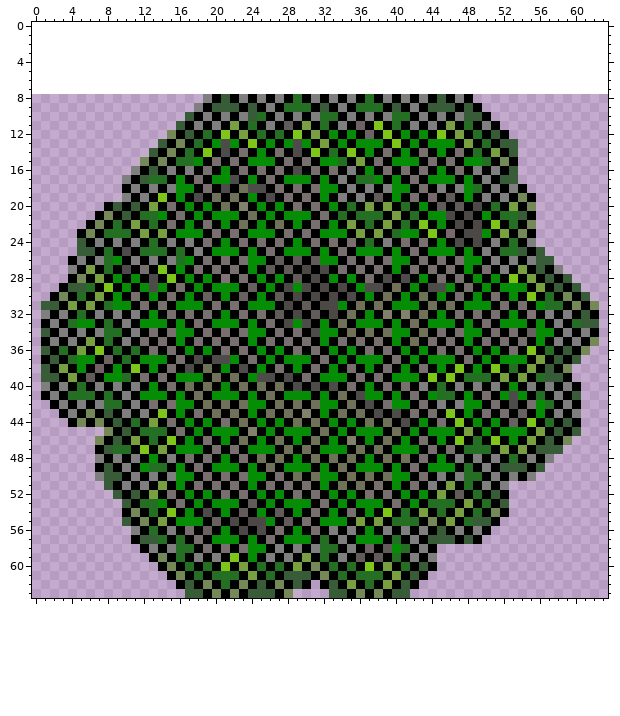
One commit to this pixel-art sprite: Images/TileSets/HexaRealm/Tiles/Marsh.png. The picture above was drawn from the file before the commit.
The file is 64x56 pixels. Colours within 5 levels of each other are drawn and written as one. The old version is drawn lined up with the new one, on the new canvas.
After:
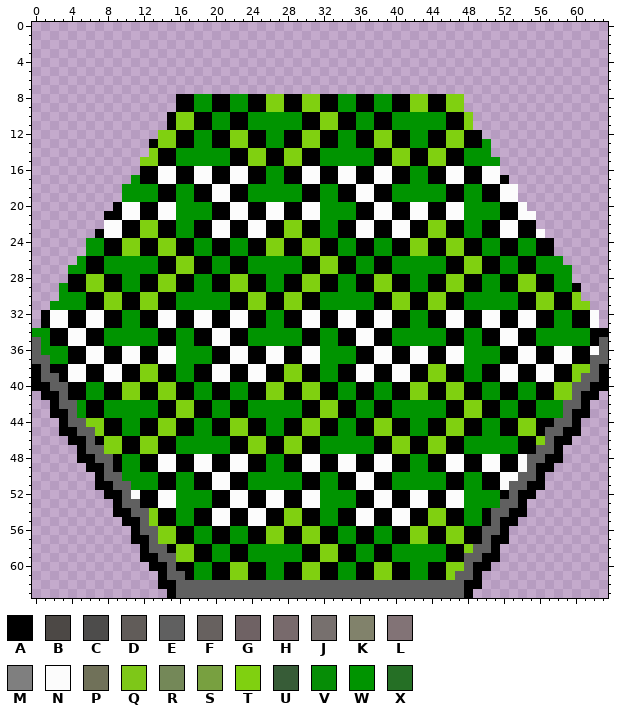
Palette (. is transparent): A #000000  B #4c4845  C #4d4c4b  D #615c59  E #606060  F #67615f  G #6f6264  H #786a6c  J #77706e  K #81826b  L #827376  M #7f7f7f  N #fcfcfc  P #707159  Q #7ec718  R #748858  S #78a040  T #80d010  U #375c37  V #068d06  W #009400  X #256f25
Change:
canvas 64x56 -> 64x64, the old top-left corner now at 0,8
Changed rows in their new state; - is an unchanged pixel.
first column x 0:
 8 ----------------AAWW-AWW-ATT-ATT-AWW-AWW-ATT-ATT.---------------
 9 ----------------AAWWAAWWA-TTAATTA-WWAAWWA-TTAATT..--------------
10 ---------------ATT-AWW-AWWWWWW-ATT-AWW-AWWWWWW-AT..-------------
11 ---------------ATTA-WWA-WWWWWWA-TTA-WWA-WWWWWWA-T...------------
12 --------------TT-AWW-ATT-AWW-ATT-AWW-ATT-AWW-ATT-A...-----------
13 -------------ATTA-WWAATTA-WWAATTA-WWAATTA-WWAATTA-W...----------
14 -------------T-AWWWWWW-ATT-ATT-AWWWWWW-ATT-ATT-AWWW...----------
15 ------------TTA-WWWWWWA-TTA-TTA-WWWWWWA-TTA-TTA-WWWW..----------
16 -----------.-ANN-ANN-ANN-AWW-ANN-ANN-ANN-AWW-ANN-ANN..----------
17 ----------.WAANNA-NNAANNA-WWAANNA-NNAANNA-WWAANNA-NNA.----------
18 ----------WWWW-AWW-ANN-AWWWWWW-AWW-ANN-AWWWWWW-AWW-ANN.---------
19 ----------WWWWA-WWA-NNA-WWWWWWA-WWA-NNA-WWWWWWA-WWA-NN..--------
20 --------.ANN-ANNWWWW-ANN-ANN-ANNWWWW-ANN-ANN-ANNWWWW-AN.--------
21 -------.A-NNAANNWWWWAANNA-NNAANNWWWWAANNA-NNAANNWWWWAANN--------
22 ------..NN-ATT-AWW-ANN-ANN-ATT-AWW-ANN-ANN-ATT-AWW-ANN-A--------
23 -----..-NNA-TTA-WWA-NNA-NNA-TTA-WWA-NNA-NNA-TTA-WWA-NNA-N-------
24 -----.WW-ATT-ATT-AWW-AWW-ATT-ATT-AWW-AWW-ATT-ATT-AWW-AWWAA------
25 -----.WWA-TTAATTA-WWAAWWA-TTAATTA-WWAAWWA-TTAATTA-WWAAWWAA------
26 ----.W-AWWWWWW-ATT-AWW-AWWWWWW-ATT-AWW-AWWWWWW-ATT-AWW-AWWW-----
27 ----WWA-WWWWWWA-TTA-WWA-WWWWWWA-TTA-WWA-WWWWWWA-TTA-WWA-WWWW----
28 -----ATT-AWW-ATT-AWW-ATT-AWW-ATT-AWW-ATT-AWW-ATT-AWW-ATT-AWW----
29 ---WAATTA-WWAATTA-WWAATTA-WWAATTA-WWAATTA-WWAATTA-WWAATTA-WWA---
30 --.WWW-ATT-ATT-AWWWWWW-ATT-ATT-AWWWWWW-ATT-ATT-AWWWWWW-ATT-AT.--
31 -.WWWWA-TTA-TTA-WWWWWWA-TTA-TTA-WWWWWWA-TTA-TTA-WWWWWWA-TTA-TT.-
32 -ANN-ANN-AWW-ANN-ANN-ANN-AWW-ANN-ANN-ANN-AWW-ANN-ANN-ANN-AWW-AN-
33 --NNAANNA-WWAANNA-NNAANNA-WWAANNA-NNAANNA-WWAANNA-NNAANNA-WWAAN-
34 WW-ANN-AWWWWWW-AWW-ANN-AWWWWWW-AWW-ANN-AWWWWWW-AWW-ANN-AWWWWWW-A
35 EWA-NNA-WWWWWWA-WWA-NNA-WWWWWWA-WWA-NNA-WWWWWWA-WWA-NNA-WWWWWWAE
36 EWWW-ANN-ANN-ANNWWWW-ANN-ANN-ANNWWWW-ANN-ANN-ANNWWWW-ANN-ANN-ANE
37 EEWWAANNA-NNAANNWWWWAANNA-NNAANNWWWWAANNA-NNAANNWWWWAANNA-NNAAEE
38 AE-ANN-ANN-ATT-AWW-ANN-ANN-ATT-AWW-ANN-ANN-ATT-AWW-ANN-ANN-ATTEA
39 AEE-NNA-NNA-TTA-WWA-NNA-NNA-TTA-WWA-NNA-NNA-TTA-WWA-NNA-NNA-TEEA
40 AAEE-AWW-ATT-ATT-AWW-AWW-ATT-ATT-AWW-AWW-ATT-ATT-AWW-AWW-ATTEEAA
41 --AEAAWWA-TTAATTA-WWAAWWA-TTAATTA-WWAAWWA-TTAATTA-WWAAWWA-TTEAA-
42 ---EEW-AWWWWWW-ATT-AWW-AWWWWWW-ATT-AWW-AWWWWWW-ATT-AWW-AWWWEEA--
43 --A-EWA-WWWWWWA-TTA-WWA-WWWWWWA-TTA-WWA-WWWWWWA-TTA-WWA-WWWEAA--
44 ---AEETT-AWW-ATT-AWW-ATT-AWW-ATT-AWW-ATT-AWW-ATT-AWW-ATT-AEE----
45 ---AAEETA-WWAATTA-WWAATTA-WWAATTA-WWAATTA-WWAATTA-WWAATTAEE-A---
46 ----AAEATT-ATT-AWWWWWW-ATT-ATT-AWWWWWW-ATT-ATT-AWWWWWW-ATE-A----
47 -----AEETTA-TTA-WWWWWWA-TTA-TTA-WWWWWWA-TTA-TTA-WWWWWWA-EEA-----
48 -----AAEEAWW-ANN-ANN-ANN-AWW-ANN-ANN-ANN-AWW-ANN-ANN-ANEEAA-----
49 ------A-E-WWAANNA-NNAANNA-WWAANNA-NNAANNA-WWAANNA-NNAANEAA------
50 -------AEEWWWW-AWW-ANN-AWWWWWW-AWW-ANN-AWWWWWW-AWW-ANNEEA-------
51 -------AAEEWWWA-WWA-NNA-WWWWWWA-WWA-NNA-WWWWWWA-WWA-NEEAA-------
52 --------AAEN-ANNWWWW-ANN-ANN-ANNWWWW-ANN-ANN-ANNWWWW-EAA--------
53 ---------AEEAANNWWWWAANNA-NNAANNWWWWAANNA-NNAANNWWWWEEA---------
54 ---------A-EET-AWW-ANN-ANN-ATT-AWW-ANN-ANN-ATT-AWW-EEAA---------
55 ----------A-ETA-WWA-NNA-NNA-TTA-WWA-NNA-NNA-TTA-WWAEAA----------
56 -----------AEETT-AWW-AWW-ATT-ATT-AWW-AWW-ATT-ATT-AEEA-----------
57 ------------AETTA-WWAAWWA-TTAATTA-WWAAWWA-TTAATTA-EAA-----------
58 -------------EEATT-AWW-AWWWWWW-ATT-AWW-AWWWWWWAATEEA------------
59 ------------A-EETTA-WWA-WWWWWWA-TTA-WWA-WWWWWWAAEEAA------------
60 -------------A-E-AWW-ATT-AWW-ATT-AWW-ATT-AWW-ATTEAA-------------
61 --------------AEE-WWAATTA-WWAATTA-WWAATTA-WWAATEEA--------------
62 --------------AAEEEEEEEEEEEEEEEEEEEEEEEEEEEEEEEEAA--------------
63 ---------------AEEEEEEEEEEEEEEEEEEEEEEEEEEEEEEEEA---------------
Boxes around the changes in both pictures, in picture pixels (x1, y1, x2, y2):
changed: (32, 94, 608, 598)
